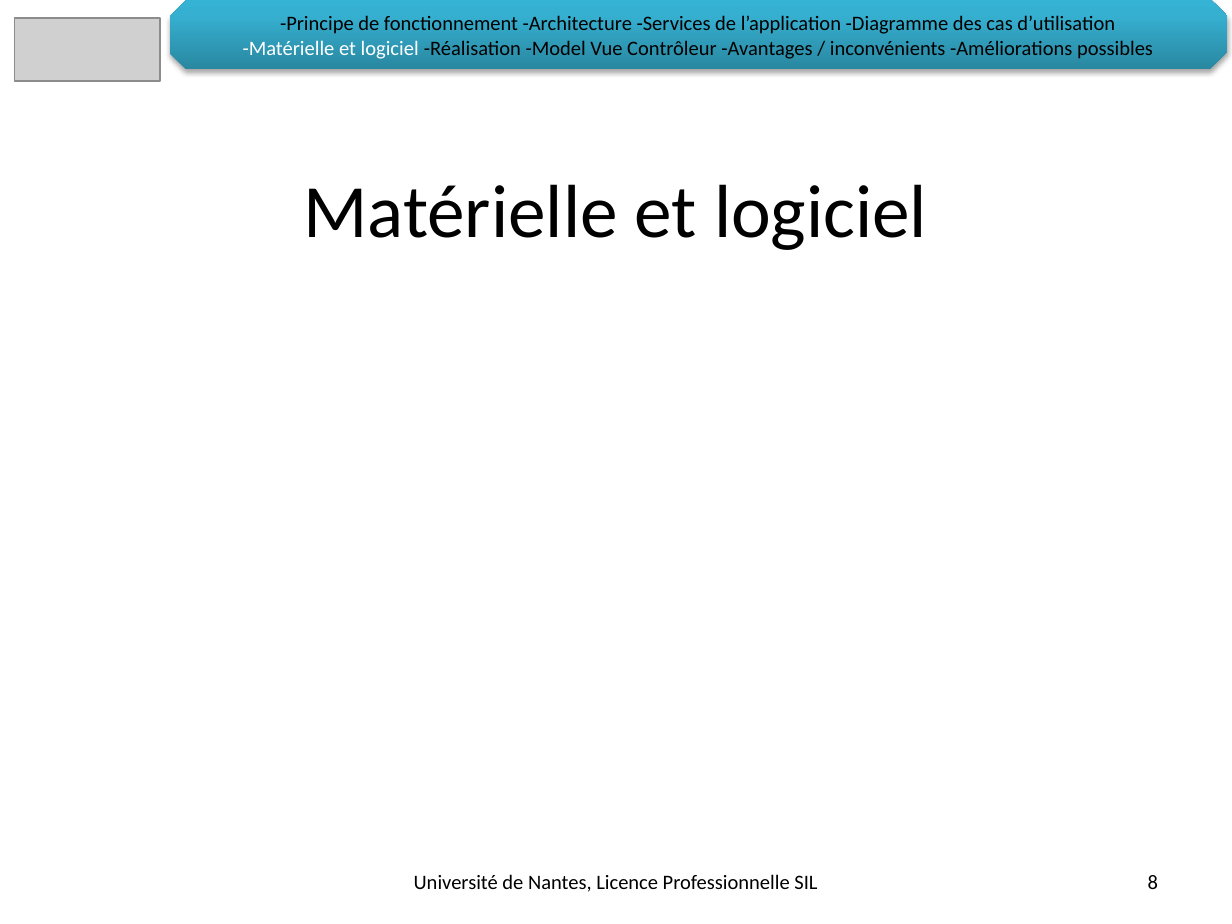
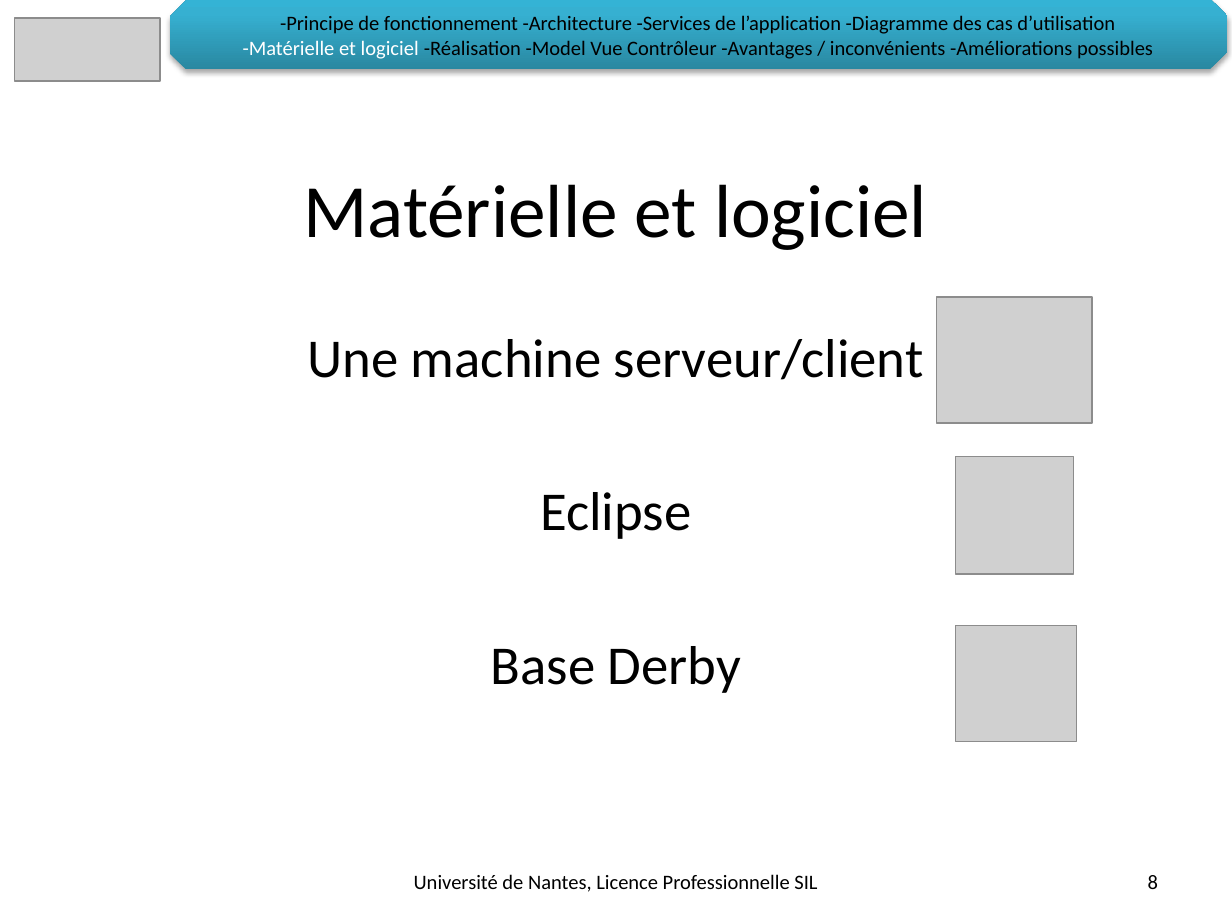
Before and after one commit to LeonardoALARCON/progr3, a slide deck: slide 8 of Documentation/DiapoProg3/PresentationProg3.pptx. Drawn at 1232x924 pixels with LibreOffice and Linux fonts; fonts in the diff are those of the drawing; grey boxes stand for pictures; background and template pictures are left out. Boxes give left, top, right and bottom in pixels: in the first picture for what was removed or moved away, otherwise in the second. Text is boxed around its words. In the diff, an @@ line names an element or a change of style, - is before the commit and + after.

```diff
--- a/Documentation/DiapoProg3/PresentationProg3.pptx
+++ b/Documentation/DiapoProg3/PresentationProg3.pptx
@@ picture added at (x1=936, y1=297, x2=1092, y2=423) @@
@@ subtitle added at (x1=308, y1=339, x2=924, y2=693), 32 pt, text #000000 @@
+Une machine serveur/client
+Eclipse
+Base Derby
@@ picture added at (x1=956, y1=456, x2=1074, y2=574) @@
@@ picture added at (x1=956, y1=625, x2=1077, y2=740) @@
```
Also in this commit, not shown: 5 other slides changed, 1 slide removed, 1 other file.
